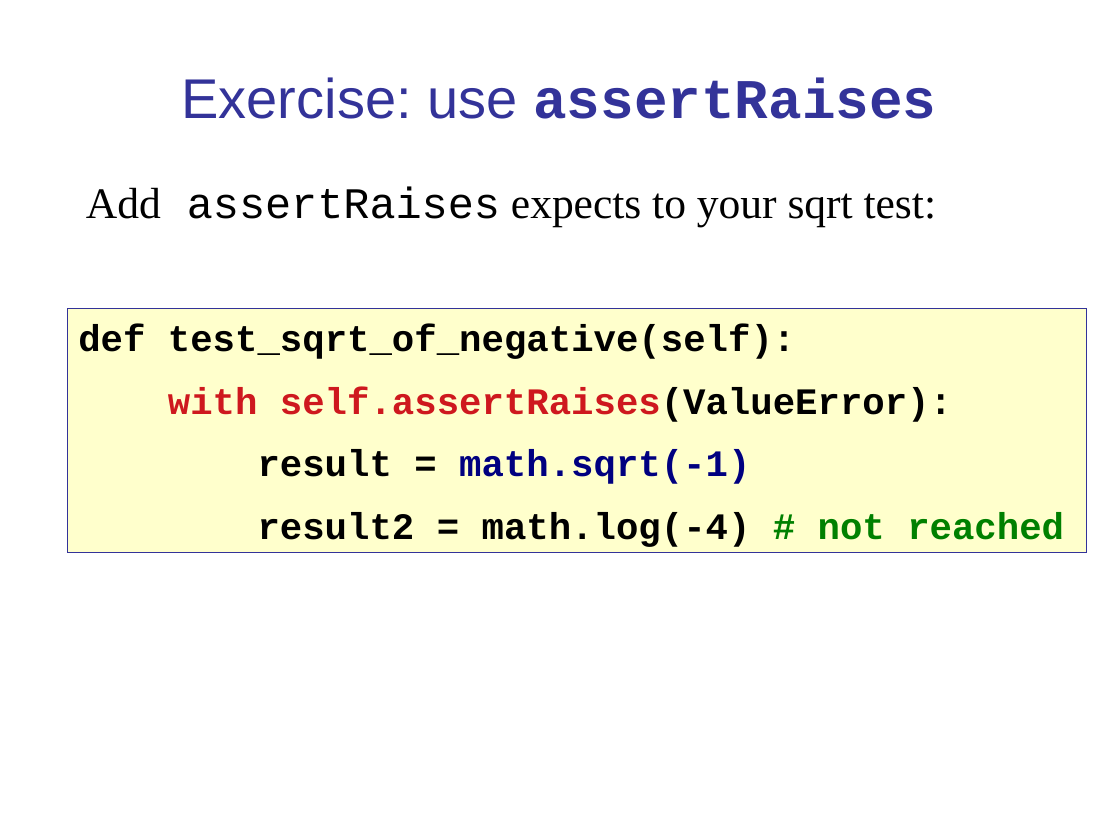
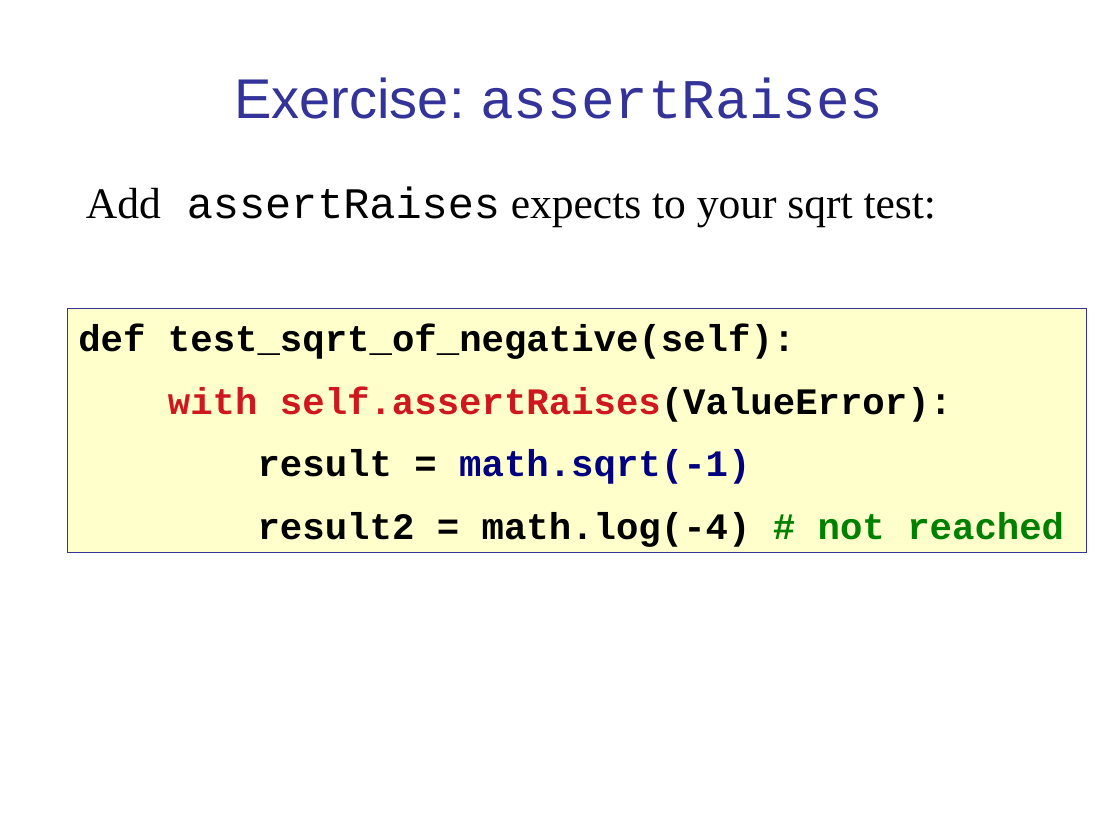
Before and after one commit to cpske/ISP, a slide deck: slide 21 of testing/Python-Unit-Testing.pptx. Drawn at 1120x840 pixels with LibreOffice and Linux fonts; fonts in the diff are those of the drawing. Boxes give left, top, right and bottom in pixels: in the first picture for what was removed or moved away, otherwise in the second. Text is boxed around its words. In the diff, an @@ line names an element or a change of style, - is before the commit and + after.

```diff
--- a/testing/Python-Unit-Testing.pptx
+++ b/testing/Python-Unit-Testing.pptx
@@ text at (234, 77, 883, 119): text changed; font Arial to Courier New @@
-Exercise: use assertRaises
+Exercise: assertRaises
```
Also in this commit, not shown: 13 other slides changed, 3 slides added, 2 slides removed, 25 other files.
